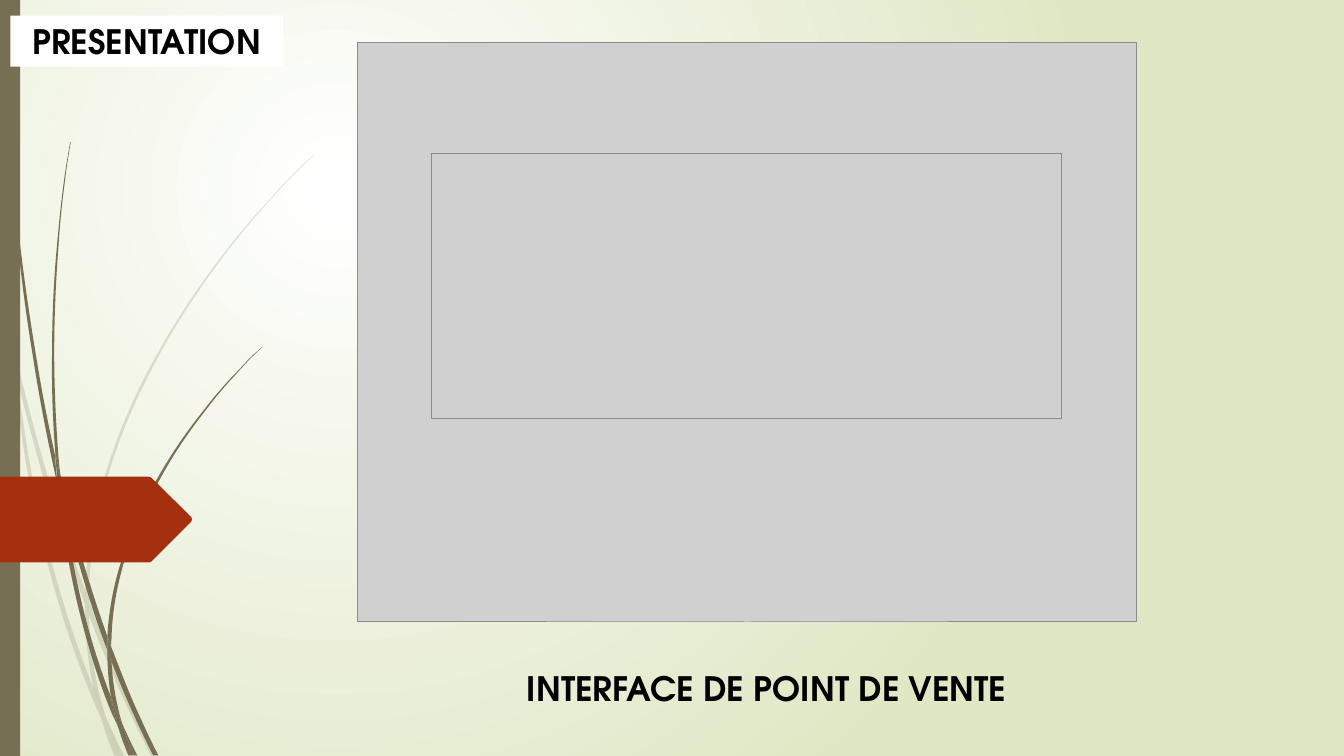
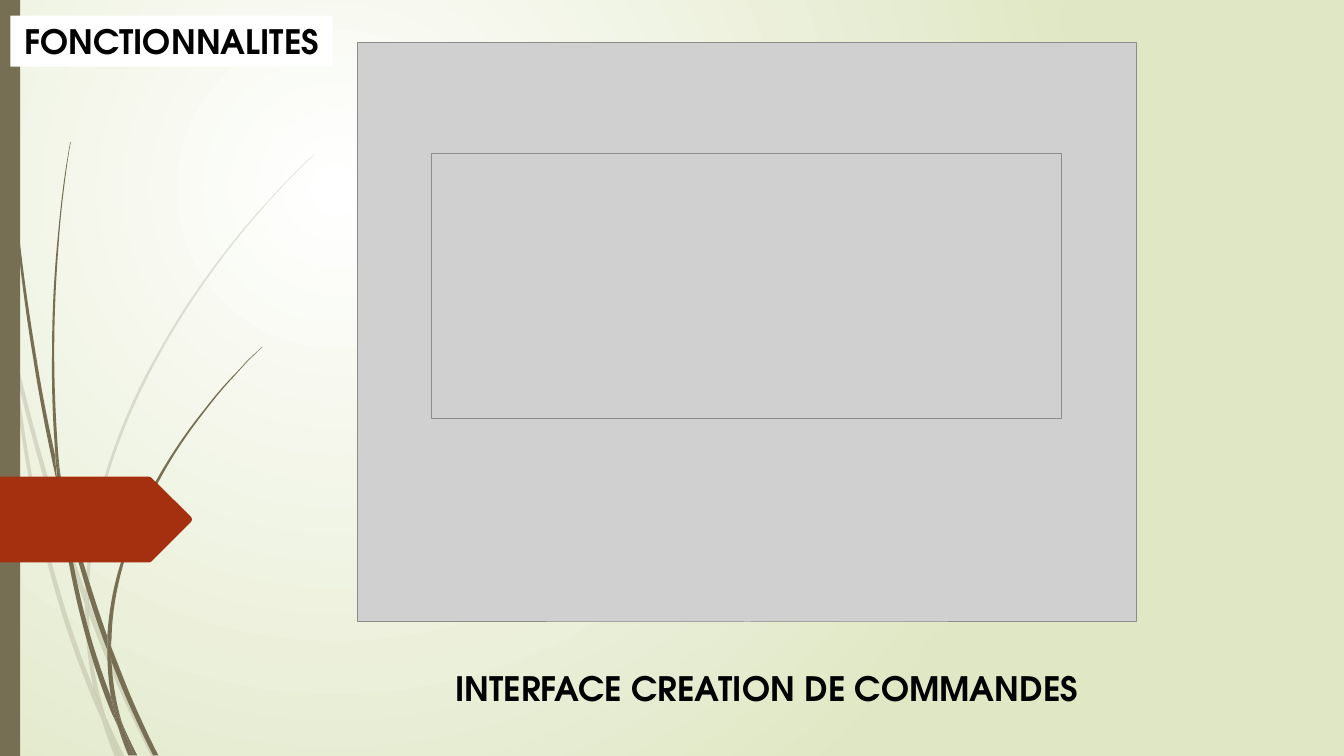
Before and after one commit to StiviLink/3wa-pos, a slide deck: slide 8 of powerpoint/steve-3wa-pos.pptx (slide 9 before the commit). Drawn at 1344x756 pixels with LibreOffice and Linux fonts; fonts in the diff are those of the drawing; grey boxes stand for pictures. Boxes give left, top, right and bottom in pixels: in the first picture for what was removed or moved away, otherwise in the second. Text is boxed around its words. In the diff, an @@ line names an element or a change of style, - is before the commit and + after.

```diff
--- a/powerpoint/steve-3wa-pos.pptx
+++ b/powerpoint/steve-3wa-pos.pptx
@@ rectangle "FONCTIONNALITES": place and size @@
-rectangle "FONCTIONNALITES" at (10, 16, 283, 67)
+rectangle "FONCTIONNALITES" at (10, 16, 333, 67)
@@ text in rectangle at (24, 28, 319, 55): text changed @@
-PRESENTATION
+FONCTIONNALITES
@@ text at (455, 675, 1078, 702): text changed @@
-INTERFACE DE POINT DE VENTE
+INTERFACE CREATION DE COMMANDES
```
Also in this commit, not shown: 4 other slides changed, 11 slides added, 12 slides removed, 14 other files.
